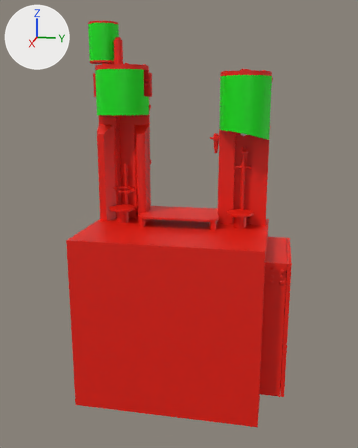
Two versions of the FBX model Assets/_/Project/Art/Models/Machines/3D_Boucheuse_V2.fbx, one commit apart.
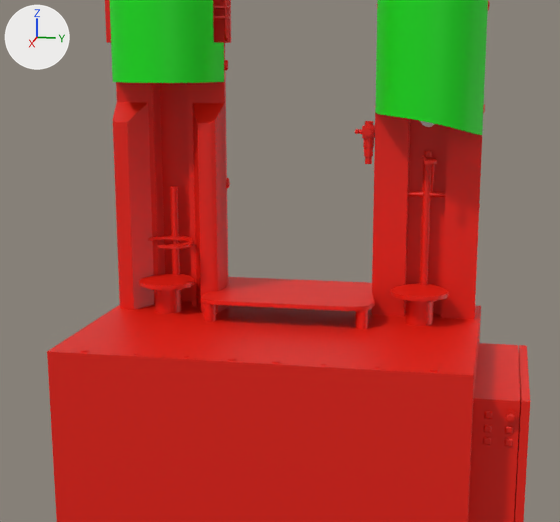
There are two pictures of each version: one whole from a 50 mm lens placed at (2.49, 0.51, 1.55), pointed at (0.02, 0.02, 0.93), one close up on the part from 12% to 85% of the width and 17% to 71% of the height. Lighting does not change. The marker at upper left points along +X, +Y and +Z. The first two pictures are the older version. Where no turn or scale is listed for an object, it has been applied to the vertices. Vertices at exactly the same position are counted once.

Names of what the first close-up shows: 'Geo_Boucheuse' and 2 more.
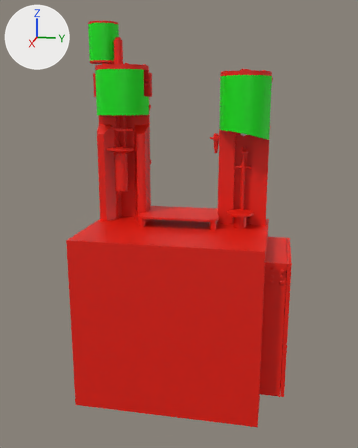
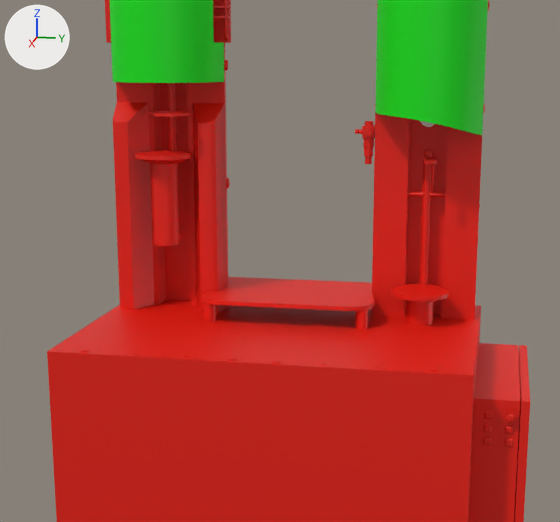
Where the newer file only moved an object's origin or applied its transform, the numbers keep the older frame.

Changed parts and their boxes [x1, y1, x2, y2] in the close-ups (560 x 522 px; the box of a moved part takes in the faces that stretch with it):
```json
{"part": 1, "of": "me_cylinder_004", "change": "moved or reshaped", "before": [139, 186, 194, 314], "after": [135, 83, 191, 246]}
```

The change, as JSON lines over the scene's bpy script:
```json
{"block": "me_cylinder_004", "where": "# used by ob_geo_boucheuse; location = (-0.189, 0.152, 1.364)"}
{"op": "remove", "block": "me_cylinder_004", "code": "me_cylinder_004.from_pydata(...)  # 3966 vertices, 3922 faces; spans x -0.14..0.51, y -0.65..0.44, z -1.36..0.6"}
{"op": "add", "block": "me_cylinder_004", "code": "me_cylinder_004.from_pydata(...)  # 3963 vertices, 3922 faces; spans x -0.14..0.51, y -0.65..0.44, z -1.36..0.6"}
{"block": "me_cylinder_004", "change": "me_cylinder_004 part 1"}
{"block": "me_cylinder_004", "change": "1 vertex is removed from x 0.0, y -0.48, z -0.15"}
{"block": "me_cylinder_004", "change": "20 faces are deleted"}
{"block": "me_cylinder_004", "change": "88 vertices in x -0.01..0.15, y -0.54..-0.41, z -0.47..-0.15 move by (0.0, 0.0, 0.33)"}
{"block": "me_cylinder_004", "change": "74 vertices in x -0.01..0.15, y -0.55..-0.41, z -0.61..-0.38 move by (0.0, 0.0, 0.32)"}
{"block": "me_cylinder_004", "change": "2 vertices move from x 0.0..0.07, y -0.48, z -0.39..0.18 to x 0.0..0.07, y -0.48, z -0.09..0.18"}
{"block": "me_cylinder_004", "change": "1 vertex is added at (0.0, -0.48, 0.18)"}
{"block": "me_cylinder_004", "change": "20 new faces join them, mat_m_metal (red #e71600)"}
{"block": "me_cylinder_004", "change": "other edits to the shape of me_cylinder_004 do not show in these pictures"}
```
